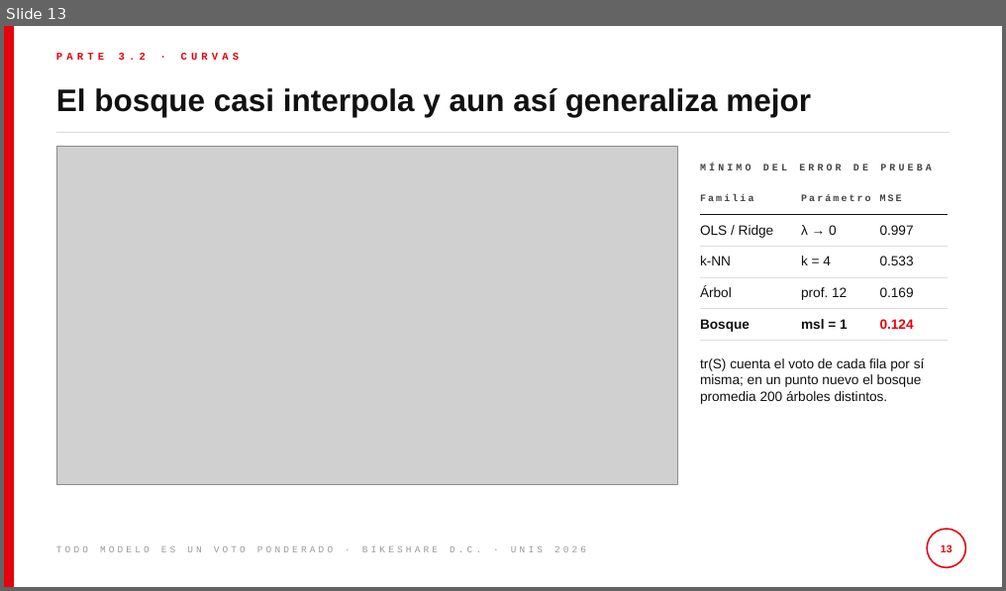
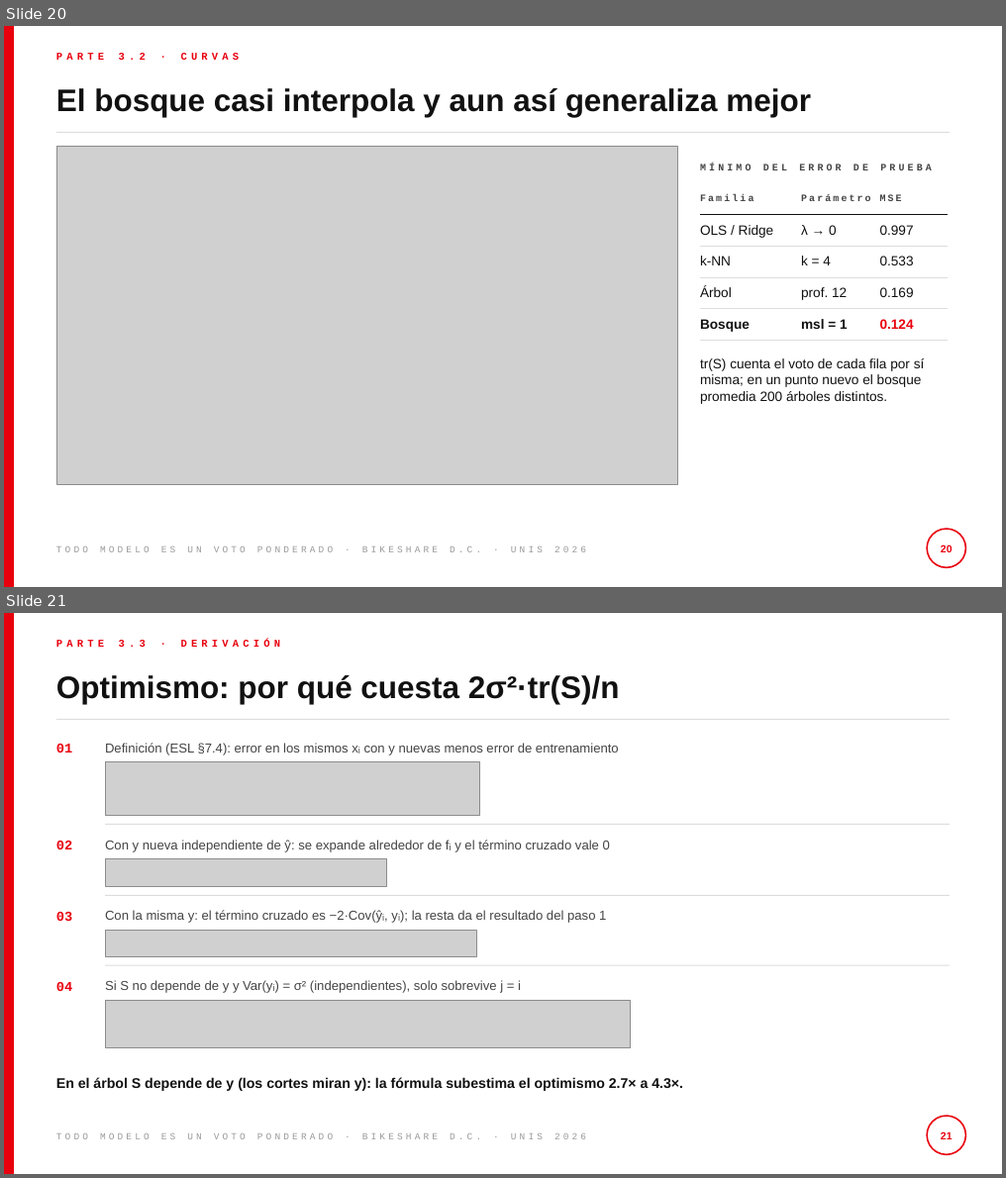
Before and after one commit to pabloflores465/proyecto-final-bikeshare, a slide deck: slides/presentacion.pptx. Shown one above the other, each under a label of ours: slide 13 before the commit, slides 20 and 21 after it. The pictures are 1006x591 and 1006x1178 pixels, drawn with LibreOffice and Linux fonts; fonts in the diff are those of the drawing; grey boxes stand for pictures. Boxes give left, top, right and bottom in pixels: in the first picture for what was removed or moved away, otherwise in the second. Text is boxed around its words. In the diff, an @@ line names an element or a change of style, - is before the commit and + after.

```diff
--- a/slides/presentacion.pptx
+++ b/slides/presentacion.pptx
@@ slide 21 added at [4, 613, 1002, 1174], background #FFFFFF; not listed: 3 template elements that a slide beside it also shows @@
@@ text added at [56, 640, 281, 647], 10 pt, text #E8000D, bold @@
+PARTE 3.3 · DERIVACIÓN
@@ title added at [56, 675, 620, 704], 30 pt, text #111111, bold @@
+Optimismo: por qué cuesta 2σ²·tr(S)/n
@@ text added at [56, 744, 72, 753], 13 pt, text #E8000D, bold @@
+01
@@ text added at [105, 743, 619, 756], 12.5 pt, text #444444 @@
+Definición (ESL §7.4): error en los mismos xᵢ con y nuevas menos error de entrenamiento
@@ picture added at [105, 761, 479, 815] @@
@@ text added at [56, 841, 72, 850], 13 pt, text #E8000D, bold @@
+02
@@ line added from (105, 824) to (949, 824), #DDDDDD 1 pt @@
@@ text added at [105, 840, 610, 853], 12.5 pt, text #444444 @@
+Con y nueva independiente de ŷ: se expande alrededor de fᵢ y el término cruzado vale 0
@@ picture added at [105, 859, 387, 886] @@
@@ line added from (105, 895) to (949, 895), #DDDDDD 1 pt @@
@@ text added at [56, 912, 72, 921], 13 pt, text #E8000D, bold @@
+03
@@ text added at [105, 910, 606, 923], 12.5 pt, text #444444 @@
+Con la misma y: el término cruzado es −2·Cov(ŷᵢ, yᵢ); la resta da el resultado del paso 1
@@ picture added at [105, 930, 476, 957] @@
@@ line added from (105, 965) to (949, 965), #DDDDDD 1 pt @@
@@ text added at [56, 982, 72, 991], 13 pt, text #E8000D, bold @@
+04
@@ text added at [105, 980, 521, 994], 12.5 pt, text #444444 @@
+Si S no depende de y y Var(yᵢ) = σ² (independientes), solo sobrevive j = i
@@ picture added at [105, 1000, 631, 1048] @@
@@ text added at [56, 1077, 683, 1091], 13.5 pt, text #111111, bold @@
+En el árbol S depende de y (los cortes miran y): la fórmula subestima el optimismo 2.7× a 4.3×.
@@ ellipse added at [927, 1116, 966, 1155], outline #E8000D 1.5 pt @@
@@ page number added at [941, 1132, 952, 1140], 10 pt, text #E8000D, bold @@
+21
@@ what was slide 13 is now slide 20 @@
@@ page number at [941, 545, 952, 553]: text changed @@
-13
+20
```
Also in this commit, not shown: 6 slides changed, 8 other slides added, 3 other files.
